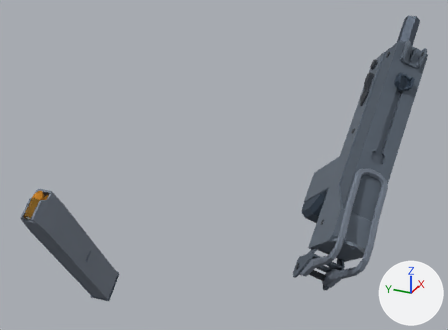
What one commit did to the Blender file Art/3D/Blender/Weapon/AR416/Btr_m10.blend.
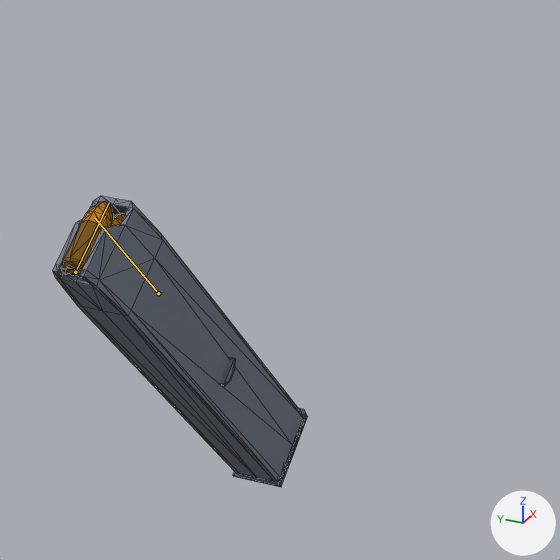
There are two pictures of each version: one whole from a 50 mm camera at (-12.89, -2.25, 7.08) aimed at (-2.74, 2.32, 2.0), one close up on the part from 0% to 49% of the width and 34% to 100% of the height. The lights are fixed; the arrows at lower right show +X, +Y and +Z. The last two pictures show the newer version. Both versions are drawn at frame 31 of the action 'Partial_Reload'; the numbers are the values there. The bones that change, and the others that lie on the model, are drawn over the model as lines in the close-ups. The close-ups show mesh edges as thin lines.
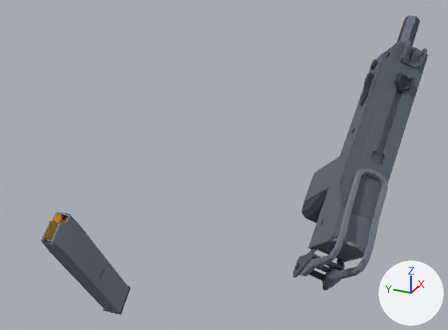
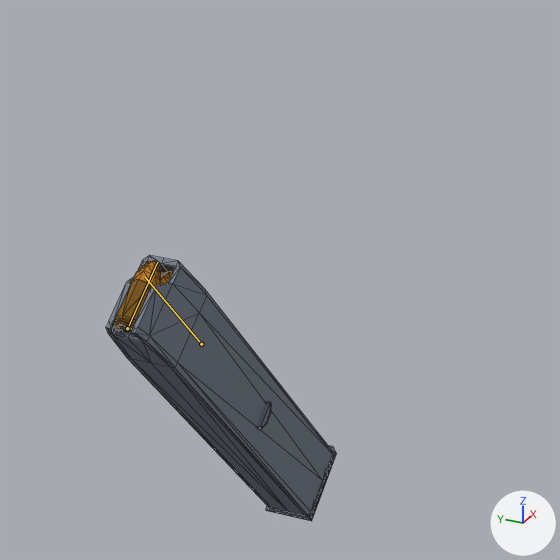
Changed parts and their boxes [x1, y1, x2, y2] in the close-ups (560 x 560 px):
'Cylinder.008', posed
    before: [53, 196, 308, 487]
    after: [106, 255, 337, 521]
bone 'mag', root to tip
    before: (158, 293) to (95, 218)
    after: (201, 344) to (145, 277)

The edits, one by one:
Bone 'mag' (bone_mag) moves from (4.559, -0.931, -2.951) to (4.169, -1.693, -3.088).
